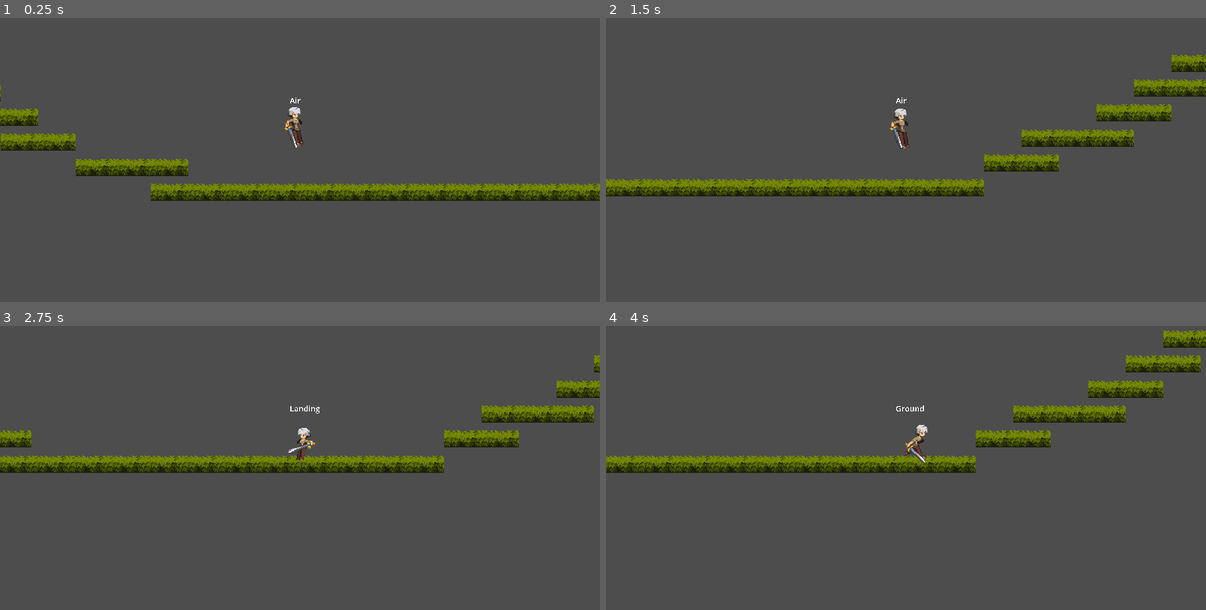
Above: before the commit, frames 1-4 (two rows, left to right).
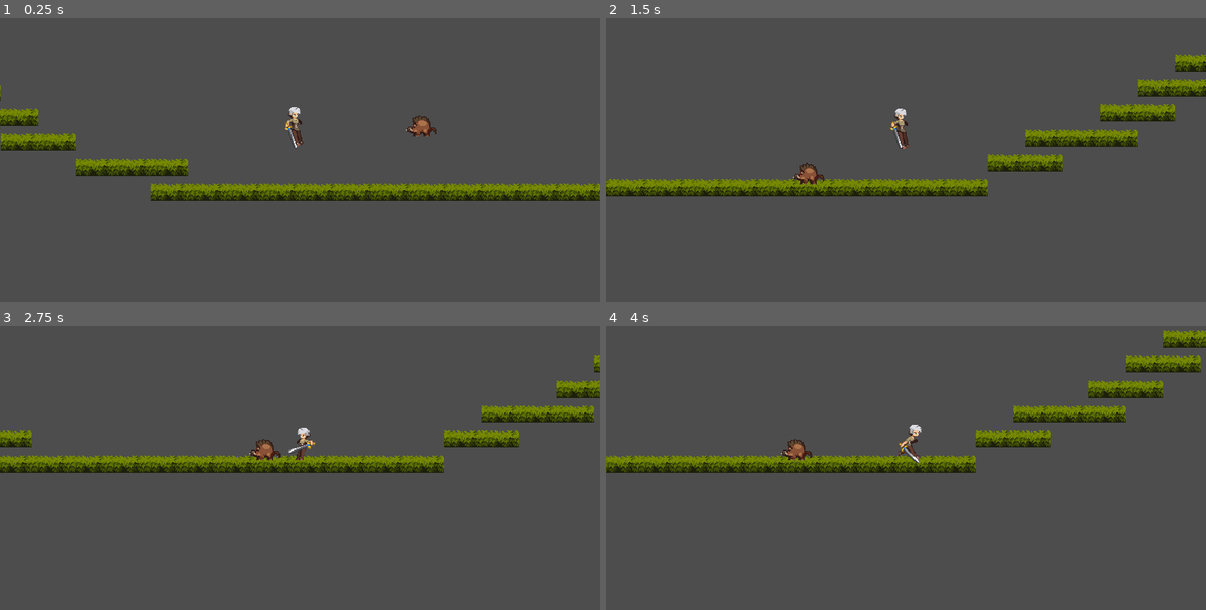
Above: after the commit, the same moments.

Repository: hatz2/blade-of-the-fallen
Game: Godot game, scene res://test_world/test_world.tscn
Two runs of this game, one before a commit and one after it. Both use one fixed random seed, a clock stepped at 60 frames per second and the inputs below.
Inputs:
- Up to frame 1 (0.25 s): no input
- Up to frame 2 (1.5 s): tap Enter (ui_accept) at 0.5, 0.8, 1.35 s; hold F (attack) 0.53-1.28 s; hold Right (run_right) from 0.53 s (still down); tap Up (jump) at 0.77, 1.07 s
- Up to frame 3 (2.75 s): tap Up (jump) at 1.52, 1.55, 1.82 s; release Right (run_right) at 2.03 s; hold Left (run_left) from 2.03 s (still down); hold Up (jump) from 2.03 s (still down); tap F (attack) at 2.3 s
- Up to frame 4 (4 s): release Left (run_left) at 2.78 s; release Up (jump) at 2.78 s; hold Right (run_right) from 2.78 s (still down); tap F (attack) at 2.85 s; tap Up (jump) at 3.02, 3.32 s; tap Enter (ui_accept) at 3.05, 3.6 s; hold Up (jump) from 3.53 s (still down)

The runs differ from the first frame. In frame 1, 0.2% of the frame differs, in the area x 48-73%, y 27-42%; in frame 2, 3.9%, in the area x 0-100%, y 12-63%; in frame 3, 0.3%; in frame 4, 0.6%.

Commit message:
Fixed character and started first monster

Diff:
--- /dev/null
+++ b/monster/monster.gd
@@ -0,0 +1,28 @@
+extends CharacterBody2D
+
+
+const SPEED = 300.0
+const JUMP_VELOCITY = -400.0
+
+# Get the gravity from the project settings to be synced with RigidBody nodes.
+var gravity = ProjectSettings.get_setting("physics/2d/default_gravity")
+
+
+func _physics_process(delta):
+	# Add the gravity.
+	if not is_on_floor():
+		velocity.y += gravity * delta
+
+	# Handle jump.
+	#if Input.is_action_just_pressed("ui_accept") and is_on_floor():
+		#velocity.y = JUMP_VELOCITY
+
+	# Get the input direction and handle the movement/deceleration.
+	# As good practice, you should replace UI actions with custom gameplay actions.
+	#var direction = Input.get_axis("ui_left", "ui_right")
+	#if direction:
+		#velocity.x = direction * SPEED
+	#else:
+		#velocity.x = move_toward(velocity.x, 0, SPEED)
+
+	move_and_slide()
--- /dev/null
+++ b/monster/monster.tscn
@@ -0,0 +1,188 @@
+[gd_scene load_steps=28 format=3 uid="uid://lwdox3loupxq"]
+
+[ext_resource type="Texture2D" uid="uid://113woi6kbiw1" path="res://textures/Legacy-Fantasy - High Forest 2.3/Mob/Boar/Hit-Vanish/Hit-Sheet.png" id="1_f875e"]
+[ext_resource type="Texture2D" uid="uid://datufyi5thwhk" path="res://textures/Legacy-Fantasy - High Forest 2.3/Mob/Boar/Idle/Idle-Sheet.png" id="1_noomr"]
+[ext_resource type="Script" path="res://monster/monster.gd" id="1_x7jo7"]
+[ext_resource type="Texture2D" uid="uid://1015p53d038r" path="res://textures/Legacy-Fantasy - High Forest 2.3/Mob/Boar/Run/Run-Sheet.png" id="2_rwokc"]
+[ext_resource type="Texture2D" uid="uid://bisjd50wnmuoa" path="res://textures/Legacy-Fantasy - High Forest 2.3/Mob/Boar/Walk/Walk-Base-Sheet.png" id="3_dpg0l"]
+
+[sub_resource type="AtlasTexture" id="AtlasTexture_g2jp3"]
+atlas = ExtResource("1_f875e")
+region = Rect2(0, 0, 48, 32)
+
+[sub_resource type="AtlasTexture" id="AtlasTexture_61lvv"]
+atlas = ExtResource("1_f875e")
+region = Rect2(48, 0, 48, 32)
+
+[sub_resource type="AtlasTexture" id="AtlasTexture_1g1dk"]
+atlas = ExtResource("1_f875e")
+region = Rect2(96, 0, 48, 32)
+
+[sub_resource type="AtlasTexture" id="AtlasTexture_qbwxc"]
+atlas = ExtResource("1_f875e")
+region = Rect2(144, 0, 48, 32)
+
+[sub_resource type="AtlasTexture" id="AtlasTexture_gje4i"]
+atlas = ExtResource("1_noomr")
+region = Rect2(0, 0, 48, 32)
+
+[sub_resource type="AtlasTexture" id="AtlasTexture_d46ny"]
+atlas = ExtResource("1_noomr")
+region = Rect2(48, 0, 48, 32)
+
+[sub_resource type="AtlasTexture" id="AtlasTexture_2gm44"]
+atlas = ExtResource("1_noomr")
+region = Rect2(96, 0, 48, 32)
+
+[sub_resource type="AtlasTexture" id="AtlasTexture_v6rqf"]
+atlas = ExtResource("1_noomr")
+region = Rect2(144, 0, 48, 32)
+
+[sub_resource type="AtlasTexture" id="AtlasTexture_eaj8m"]
+atlas = ExtResource("2_rwokc")
+region = Rect2(0, 0, 48, 32)
+
+[sub_resource type="AtlasTexture" id="AtlasTexture_jsdh3"]
+atlas = ExtResource("2_rwokc")
+region = Rect2(48, 0, 48, 32)
+
+[sub_resource type="AtlasTexture" id="AtlasTexture_l5fot"]
+atlas = ExtResource("2_rwokc")
+region = Rect2(96, 0, 48, 32)
+
+[sub_resource type="AtlasTexture" id="AtlasTexture_re8mi"]
+atlas = ExtResource("2_rwokc")
+region = Rect2(144, 0, 48, 32)
+
+[sub_resource type="AtlasTexture" id="AtlasTexture_swwxt"]
+atlas = ExtResource("2_rwokc")
+region = Rect2(192, 0, 48, 32)
+
+[sub_resource type="AtlasTexture" id="AtlasTexture_dntri"]
+atlas = ExtResource("2_rwokc")
+region = Rect2(240, 0, 48, 32)
+
+[sub_resource type="AtlasTexture" id="AtlasTexture_h6onr"]
+atlas = ExtResource("3_dpg0l")
+region = Rect2(0, 0, 48, 32)
+
+[sub_resource type="AtlasTexture" id="AtlasTexture_bjnj1"]
+atlas = ExtResource("3_dpg0l")
+region = Rect2(48, 0, 48, 32)
+
+[sub_resource type="AtlasTexture" id="AtlasTexture_ty8k3"]
+atlas = ExtResource("3_dpg0l")
+region = Rect2(96, 0, 48, 32)
+
+[sub_resource type="AtlasTexture" id="AtlasTexture_btu78"]
+atlas = ExtResource("3_dpg0l")
+region = Rect2(144, 0, 48, 32)
+
+[sub_resource type="AtlasTexture" id="AtlasTexture_kkord"]
+atlas = ExtResource("3_dpg0l")
+region = Rect2(192, 0, 48, 32)
+
+[sub_resource type="AtlasTexture" id="AtlasTexture_jut0m"]
+atlas = ExtResource("3_dpg0l")
+region = Rect2(240, 0, 48, 32)
+
+[sub_resource type="SpriteFrames" id="SpriteFrames_jhqx7"]
+animations = [{
+"frames": [{
+"duration": 1.0,
+"texture": SubResource("AtlasTexture_g2jp3")
+}, {
+"duration": 1.0,
+"texture": SubResource("AtlasTexture_61lvv")
+}, {
+"duration": 1.0,
+"texture": SubResource("AtlasTexture_1g1dk")
+}, {
+"duration": 1.0,
+"texture": SubResource("AtlasTexture_qbwxc")
+}],
+"loop": false,
+"name": &"hit",
+"speed": 5.0
+}, {
+"frames": [{
+"duration": 1.0,
+"texture": SubResource("AtlasTexture_gje4i")
+}, {
+"duration": 1.0,
+"texture": SubResource("AtlasTexture_d46ny")
+}, {
+"duration": 1.0,
+"texture": SubResource("AtlasTexture_2gm44")
+}, {
+"duration": 1.0,
+"texture": SubResource("AtlasTexture_v6rqf")
+}],
+"loop": true,
+"name": &"idle",
+"speed": 5.0
+}, {
+"frames": [{
+"duration": 1.0,
+"texture": SubResource("AtlasTexture_eaj8m")
+}, {
+"duration": 1.0,
+"texture": SubResource("AtlasTexture_jsdh3")
+}, {
+"duration": 1.0,
+"texture": SubResource("AtlasTexture_l5fot")
+}, {
+"duration": 1.0,
+"texture": SubResource("AtlasTexture_re8mi")
+}, {
+"duration": 1.0,
+"texture": SubResource("AtlasTexture_swwxt")
+}, {
+"duration": 1.0,
+"texture": SubResource("AtlasTexture_dntri")
+}],
+"loop": true,
+"name": &"run",
+"speed": 10.0
+}, {
+"frames": [{
+"duration": 1.0,
+"texture": SubResource("AtlasTexture_h6onr")
+}, {
+"duration": 1.0,
+"texture": SubResource("AtlasTexture_bjnj1")
+}, {
+"duration": 1.0,
+"texture": SubResource("AtlasTexture_ty8k3")
+}, {
+"duration": 1.0,
+"texture": SubResource("AtlasTexture_btu78")
+}, {
+"duration": 1.0,
+"texture": SubResource("AtlasTexture_kkord")
+}, {
+"duration": 1.0,
+"texture": SubResource("AtlasTexture_jut0m")
+}],
+"loop": true,
+"name": &"walk",
+"speed": 6.0
+}]
+
+[sub_resource type="CapsuleShape2D" id="CapsuleShape2D_vx46o"]
+radius = 12.0
+height = 32.0
+
+[node name="Monster" type="CharacterBody2D"]
+script = ExtResource("1_x7jo7")
+
+[node name="AnimatedSprite2D" type="AnimatedSprite2D" parent="."]
+sprite_frames = SubResource("SpriteFrames_jhqx7")
+animation = &"idle"
+metadata/_edit_group_ = true
+
+[node name="CollisionShape2D" type="CollisionShape2D" parent="."]
+position = Vector2(-3, 4)
+rotation = 1.5708
+shape = SubResource("CapsuleShape2D_vx46o")
+metadata/_edit_group_ = true
--- a/player/debug_label.gd
+++ b/player/debug_label.gd
@@ -8,5 +8,5 @@
 
 
 # Called every frame. 'delta' is the elapsed time since the previous frame.
-func _process(delta):
+func _process(_delta):
 	text = state_machine.current_state.name
--- a/player/player.gd
+++ b/player/player.gd
@@ -32,5 +32,5 @@
 
 	move_and_slide()
 
-func _process(delta):
+func _process(_delta):
 	pass
--- a/player/player.tscn
+++ b/player/player.tscn
@@ -1,11 +1,11 @@
-[gd_scene load_steps=44 format=3 uid="uid://cve55lkj8fx40"]
+[gd_scene load_steps=45 format=3 uid="uid://cve55lkj8fx40"]
 
 [ext_resource type="Texture2D" uid="uid://bdygcu6cm3nkc" path="res://textures/Legacy-Fantasy - High Forest 2.3/Character/Attack-01/Attack-01-Sheet.png" id="1_drosy"]
 [ext_resource type="Script" path="res://player/player.gd" id="1_yrp23"]
 [ext_resource type="Texture2D" uid="uid://b68at0a6qb48y" path="res://textures/Legacy-Fantasy - High Forest 2.3/Character/Idle/Idle-Sheet.png" id="3_odhdv"]
 [ext_resource type="Texture2D" uid="uid://co265ble0gul4" path="res://textures/Legacy-Fantasy - High Forest 2.3/Character/Jumlp-All/Jump-All-Sheet.png" id="4_ut875"]
 [ext_resource type="Texture2D" uid="uid://bniudawx2mwu3" path="res://textures/Legacy-Fantasy - High Forest 2.3/Character/Run/Run-Sheet.png" id="5_je3qk"]
-[ext_resource type="Script" path="res://player/states/state_machine.gd" id="6_g7b88"]
+[ext_resource type="Script" path="res://state_machine/state_machine.gd" id="6_sjrvo"]
 [ext_resource type="Script" path="res://player/states/ground.gd" id="7_chkis"]
 [ext_resource type="Script" path="res://player/states/air.gd" id="8_ck788"]
 [ext_resource type="Script" path="res://player/states/landing.gd" id="9_3iq6f"]
@@ -65,6 +65,8 @@
 [sub_resource type="AnimationNodeStateMachineTransition" id="AnimationNodeStateMachineTransition_npxhh"]
 
 [sub_resource type="AnimationNodeStateMachineTransition" id="AnimationNodeStateMachineTransition_m7pg7"]
+
+[sub_resource type="AnimationNodeStateMachineTransition" id="AnimationNodeStateMachineTransition_ug2fi"]
 
 [sub_resource type="AnimationNodeStateMachine" id="AnimationNodeStateMachine_bd5c0"]
 states/End/position = Vector2(779, 137)
@@ -81,7 +83,7 @@
 states/landing/position = Vector2(370, 243)
 states/run/node = SubResource("AnimationNodeAnimation_qo3uo")
 states/run/position = Vector2(580, 137)
-transitions = ["idle", "attack", SubResource("AnimationNodeS …(1126 unchanged characters)… mationNodeStateMachineTransition_m7pg7")]
+transitions = ["idle", "attack", SubResource("AnimationNodeS …(1126 unchanged characters)… mationNodeStateMachineTransition_m7pg7"), "idle", "jump", SubResource("AnimationNodeStateMachineTransition_ug2fi")]
 
 [sub_resource type="Animation" id="Animation_esjch"]
 length = 0.001
@@ -184,6 +186,58 @@
 "transitions": PackedFloat32Array(1),
 "update": 0,
 "values": [Vector2(-48, -40)]
+}
+
+[sub_resource type="Animation" id="Animation_bvr3q"]
+resource_name = "falling"
+length = 0.4
+tracks/0/type = "value"
+tracks/0/imported = false
+tracks/0/enabled = true
+tracks/0/path = NodePath("Sprite2D:texture")
+tracks/0/interp = 1
+tracks/0/loop_wrap = true
+tracks/0/keys = {
+"times": PackedFloat32Array(0),
+"transitions": PackedFloat32Array(1),
+"update": 1,
+"values": [ExtResource("4_ut875")]
+}
+tracks/1/type = "value"
+tracks/1/imported = false
+tracks/1/enabled = true
+tracks/1/path = NodePath("Sprite2D:hframes")
+tracks/1/interp = 1
+tracks/1/loop_wrap = true
+tracks/1/keys = {
+"times": PackedFloat32Array(0),
+"transitions": PackedFloat32Array(1),
+"update": 1,
+"values": [15]
+}
+tracks/2/type = "value"
+tracks/2/imported = false
+tracks/2/enabled = true
+tracks/2/path = NodePath("Sprite2D:frame")
+tracks/2/interp = 1
+tracks/2/loop_wrap = true
+tracks/2/keys = {
+"times": PackedFloat32Array(0, 0.1, 0.2, 0.3),
+"transitions": PackedFloat32Array(1, 1, 1, 1),
+"update": 1,
+"values": [8, 9, 10, 11]
+}
+tracks/3/type = "value"
+tracks/3/imported = false
+tracks/3/enabled = true
+tracks/3/path = NodePath("Sprite2D:position")
+tracks/3/interp = 1
+tracks/3/loop_wrap = true
+tracks/3/keys = {
+"times": PackedFloat32Array(0),
+"transitions": PackedFloat32Array(1),
+"update": 0,
+"values": [Vector2(-32, -40)]
 }
 
 [sub_resource type="Animation" id="Animation_a6uky"]
@@ -395,59 +449,7 @@
 "times": PackedFloat32Array(0),
 "transitions": PackedFloat32Array(1),
 "update": 0,
-"values": [Vector2(-32, -40)]
-}
-
-[sub_resource type="Animation" id="Animation_bvr3q"]
-resource_name = "falling"
-length = 0.4
-tracks/0/type = "value"
-tracks/0/imported = false
-tracks/0/enabled = true
-tracks/0/path = NodePath("Sprite2D:texture")
-tracks/0/interp = 1
-tracks/0/loop_wrap = true
-tracks/0/keys = {
-"times": PackedFloat32Array(0),
-"transitions": PackedFloat32Array(1),
-"update": 1,
-"values": [ExtResource("4_ut875")]
-}
-tracks/1/type = "value"
-tracks/1/imported = false
-tracks/1/enabled = true
-tracks/1/path = NodePath("Sprite2D:hframes")
-tracks/1/interp = 1
-tracks/1/loop_wrap = true
-tracks/1/keys = {
-"times": PackedFloat32Array(0),
-"transitions": PackedFloat32Array(1),
-"update": 1,
-"values": [15]
-}
-tracks/2/type = "value"
-tracks/2/imported = false
-tracks/2/enabled = true
-tracks/2/path = NodePath("Sprite2D:frame")
-tracks/2/interp = 1
-tracks/2/loop_wrap = true
-tracks/2/keys = {
-"times": PackedFloat32Array(0, 0.1, 0.2, 0.3),
-"transitions": PackedFloat32Array(1, 1, 1, 1),
-"update": 1,
-"values": [8, 9, 10, 11]
-}
-tracks/3/type = "value"
-tracks/3/imported = false
-tracks/3/enabled = true
-tracks/3/path = NodePath("Sprite2D:position")
-tracks/3/interp = 1
-tracks/3/loop_wrap = true
-tracks/3/keys = {
-"times": PackedFloat32Array(0),
-"transitions": PackedFloat32Array(1),
-"update": 0,
-"values": [Vector2(-32, -40)]
+"values": [Vector2(-40, -40)]
 }
 
 [sub_resource type="AnimationLibrary" id="AnimationLibrary_0cxk2"]
@@ -484,7 +486,7 @@
 hframes = 4
 
 [node name="StateMachine" type="Node" parent="." node_paths=PackedStringArray("initial_state")]
-script = ExtResource("6_g7b88")
+script = ExtResource("6_sjrvo")
 initial_state = NodePath("Ground")
 
 [node name="Ground" type="Node" parent="StateMachine" node_paths=PackedStringArray("player", "attack_state", "air_state", "animation_tree")]
@@ -501,10 +503,11 @@
 can_jump = false
 animation_tree = NodePath("../../AnimationTree")
 
-[node name="Landing" type="Node" parent="StateMachine" node_paths=PackedStringArray("ground_state", "animation_tree")]
+[node name="Landing" type="Node" parent="StateMachine" node_paths=PackedStringArray("ground_state", "air_state", "attack_state", "animation_tree")]
 script = ExtResource("9_3iq6f")
 ground_state = NodePath("../Ground")
-can_jump = false
+air_state = NodePath("../Air")
+attack_state = NodePath("../Attacking")
 animation_tree = NodePath("../../AnimationTree")
 
 [node name="Attacking" type="Node" parent="StateMachine" node_paths=PackedStringArray("ground_state", "animation_tree")]
@@ -515,6 +518,7 @@
 animation_tree = NodePath("../../AnimationTree")
 
 [node name="Label" type="Label" parent="." node_paths=PackedStringArray("state_machine")]
+visible = false
 offset_left = -13.0
 offset_top = -49.0
 offset_right = 2754.0
--- a/player/states/air.gd
+++ b/player/states/air.gd
@@ -24,5 +24,5 @@
 	if player.is_on_floor():
 		transition.emit(landing_state)
 
-func handle_input(event : InputEvent):
+func handle_input(_event : InputEvent):
 	pass
--- a/player/states/attacking.gd
+++ b/player/states/attacking.gd
@@ -20,7 +20,7 @@
 	pass
 
 
-func handle_input(event : InputEvent):
+func handle_input(_event : InputEvent):
 	pass
 
 
--- a/player/states/landing.gd
+++ b/player/states/landing.gd
@@ -3,6 +3,8 @@
 
 @export var landing_animation := "landing"
 @export var ground_state: Ground
+@export var air_state: Air
+@export var attack_state: Attacking
 
 func enter():
 	playback.travel(landing_animation)
@@ -18,7 +20,11 @@
 	pass
 
 func handle_input(event : InputEvent):
-	pass
+	if event.is_action_pressed("attack"):
+		transition.emit(attack_state)
+	elif event.is_action_pressed("jump"):
+		air_state.jumped = true
+		transition.emit(air_state)
 
 
 
--- a/player/states/player_state.gd
+++ b/player/states/player_state.gd
@@ -1,7 +1,5 @@
 class_name PlayerState
-extends Node
-
-signal transition(new_state: PlayerState)
+extends State
 
 @export var can_move := true
 @export var can_jump := true
@@ -12,18 +10,3 @@
 func _ready():
 	if animation_tree:
 		playback = animation_tree["parameters/playback"]
-
-func enter():
-	pass
-
-func exit():
-	pass
-
-func update(_delta):
-	pass
-
-func physics_update(_delta):
-	pass
-
-func handle_input(_event : InputEvent):
-	pass
--- /dev/null
+++ b/state_machine/state.gd
@@ -0,0 +1,22 @@
+class_name State
+extends Node
+
+signal transition(new_state: State)
+
+func _ready():
+	pass
+
+func enter():
+	pass
+
+func exit():
+	pass
+
+func update(_delta):
+	pass
+
+func physics_update(_delta):
+	pass
+
+func handle_input(_event : InputEvent):
+	pass
--- a/player/states/state_machine.gd
+++ b/state_machine/state_machine.gd
@@ -1,14 +1,14 @@
 class_name StateMachine
 extends Node
 
-@export var initial_state: PlayerState
-var current_state: PlayerState = null
-var _new_state: PlayerState = null
+@export var initial_state: State
+var current_state: State = null
+var _new_state: State = null
 
 # Called when the node enters the scene tree for the first time.
 func _ready():
 	for child in get_children():
-		if child is PlayerState:
+		if child is State:
 			child.transition.connect(on_transition)
 
 	if initial_state:
@@ -54,5 +54,5 @@
 	return false
 
 
-func on_transition(new_state: PlayerState):
+func on_transition(new_state: State):
 	_new_state = new_state
--- a/test_world/test_world.tscn
+++ b/test_world/test_world.tscn
@@ -1,7 +1,8 @@
-[gd_scene load_steps=5 format=3 uid="uid://c40a3syfdflvo"]
+[gd_scene load_steps=6 format=3 uid="uid://c40a3syfdflvo"]
 
 [ext_resource type="Texture2D" uid="uid://b3cyi1uk2rag4" path="res://textures/Legacy-Fantasy - High Forest 2.3/Assets/Tiles.png" id="1_driko"]
 [ext_resource type="PackedScene" uid="uid://cve55lkj8fx40" path="res://player/player.tscn" id="2_4yt03"]
+[ext_resource type="PackedScene" uid="uid://lwdox3loupxq" path="res://monster/monster.tscn" id="3_huu0s"]
 
 [sub_resource type="TileSetAtlasSource" id="TileSetAtlasSource_e3gwx"]
 texture = ExtResource("1_driko")
@@ -1419,3 +1420,6 @@
 
 [node name="Camera2D" type="Camera2D" parent="Player"]
 zoom = Vector2(2.5, 2.5)
+
+[node name="Monster" parent="." instance=ExtResource("3_huu0s")]
+position = Vector2(860, 445)
